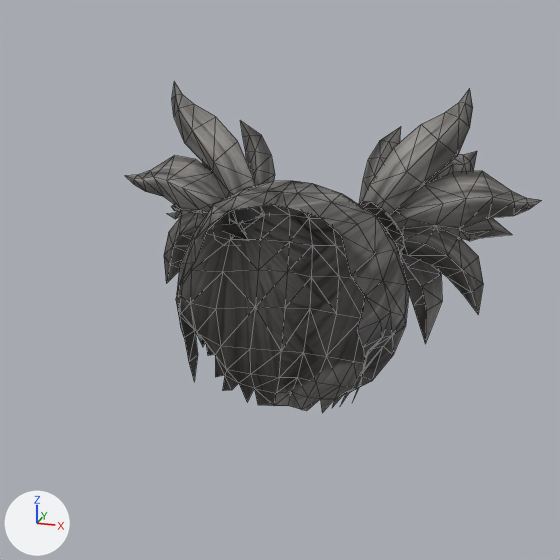
What one commit did to the Blender file Source/elin_hair_02.blend.
One viewpoint serves both versions: the file's camera 'Camera'. Lighting does not change. The marker at lower left points along +X, +Y and +Z. Mesh edges are drawn as thin lines.

Names of what the first picture shows: 'elin_hair_b_02_acc_0_mesh.001', 'elin_hair_b_02_mesh'.
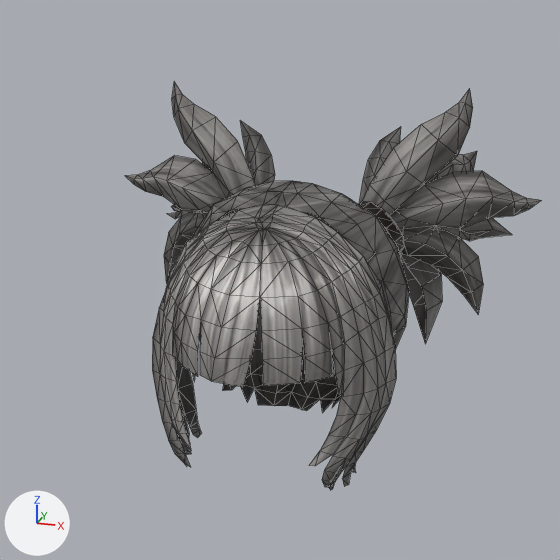
Pixel boxes [x1, y1, x2, y2] of what changed, in the pictures (560 x 560 px):
'elin_hair_f_02_mesh', added
    after: [152, 204, 396, 490]
'elin_hair_b_02_mesh', unchanged, covered by the edit
    before: [176, 181, 409, 413]
    after: [192, 181, 409, 413]

The edits, one by one:
Object 'elin_hair_f_02_mesh' (ob_elin_hair_f_02_mesh) is new; it shows a copy of the mesh of ob_elin_hair_f_02_mesh.
Its location is (0.0, 0.0, 0.0).
Its scale is (0.01, 0.01, 0.01).
